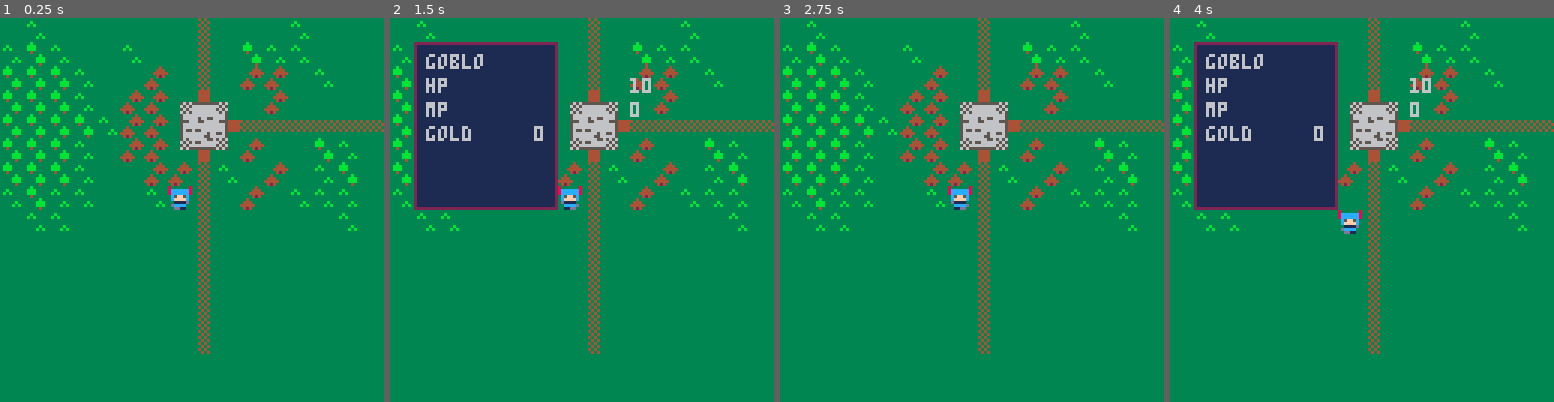
Above: before the commit, frames 1-4 (left to right).
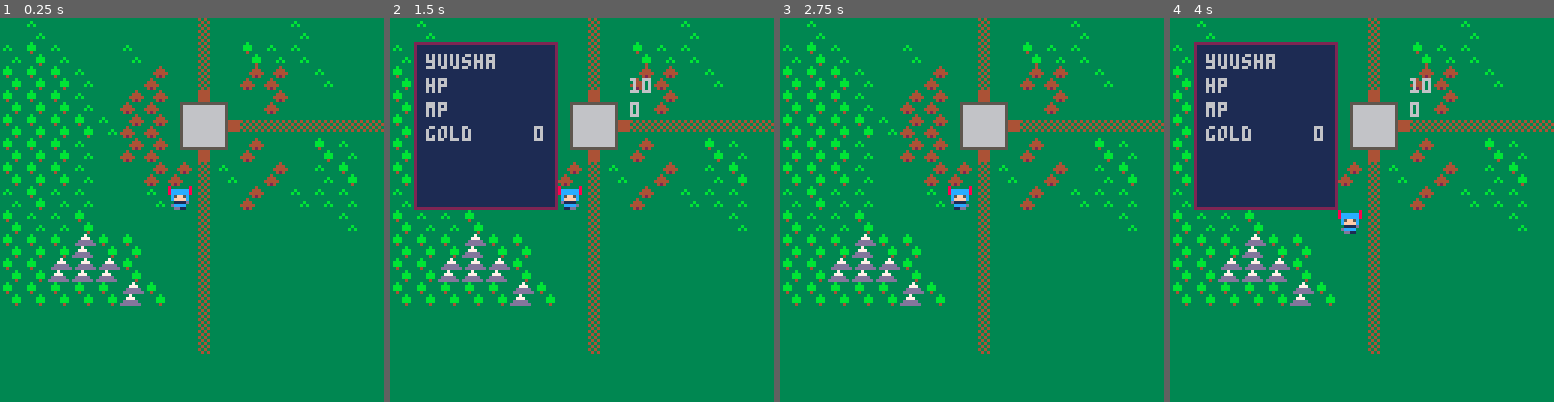
Above: after the commit, the same moments.

Repository: dominguerilla/pico-hero
Game: PICO-8 cartridge yuusha.p8
Same seed, same stepped clock (60 frames per second), same inputs: the game is played once before the commit and once after it.
Inputs:
- Up to frame 1 (0.25 s): no input
- Up to frame 2 (1.5 s): tap O (Z key) at 0.7 s
- Up to frame 3 (2.75 s): hold Right 1.6-2.1 s; tap O (Z key) at 1.7, 2.1, 2.5 s; hold Up 2.15-2.42 s; hold Right from 2.47 s (still down)
- Up to frame 4 (4 s): tap O (Z key) at 2.9, 3.3, 3.7 s; release Right at 3.03 s; hold Left 3.08-3.58 s; hold Down 3.63-3.97 s

The runs differ from the first frame. In frame 1, 2.9% of the frame differs, in the area x 0-60%, y 21-75%; in frame 2, 3.1%, in the area x 0-60%, y 9-75%; in frame 3, 2.9%; in frame 4, 3.1%.

Commit message:
Extract movement into separate function

Diff:
--- a/yuusha.p8
+++ b/yuusha.p8
@@ -5,7 +5,7 @@
 function _init()
 	in_menu=false
 	plyr={x=7, y=7}
-	plyr.name="goblo"
+	plyr.name="yuusha"
 	plyr.hp=10
 	plyr.mp=0
 	plyr.gold=0
@@ -79,6 +79,13 @@
 	move_player()
 	if btnp(4) then open_menu() end
 end
+
+--checks if point is solid
+--it is solid if the first flag is set
+function solid(x,y)
+	val = mget(x,y)
+	return fget(val,0)
+end
 -->8
 --draw()
 function _draw()
@@ -92,11 +99,17 @@
 -->8
 --player
 function move_player()
+	-- just for input
 	if in_menu then return end
-	if btnp(0) then plyr.x-=1 end
-	if btnp(1) then plyr.x+=1 end
-	if btnp(2) then plyr.y-=1 end
-	if btnp(3) then plyr.y+=1 end
+	if btnp(0) then move(plyr.x-1,plyr.y) end
+	if btnp(1) then move(plyr.x+1,plyr.y) end
+	if btnp(2) then move(plyr.x,plyr.y-1) end
+	if btnp(3) then move(plyr.x,plyr.y+1) end
+end
+
+function move(x,y)
+	plyr.x=x
+	plyr.y=y
 end
 
 function anim_plyr()
@@ -199,6 +212,9 @@
 
 
 
+__gff__
+0000000000000000000000000000000000000000000000000000000000000000000000000000000000000000000000000000000000000000000000000000000000000000000000000000000000000000000000000000000000000000000000000000000000000000000000000000000000000000000000000000000000000000
+0000000000000000000000000000000000000000000000000000000000000000010000000000000000000000000000000000000000000000000000000000000000000000000000000000000000000000000000000000000000000000000000000000000000000000000000000000000000000000000000000000000000000000
 __map__
 8090808080808080848080809080808080808080808080800000000000000000000000000000000000000000000000000000000000000000000000000000000000000000000000000000000000000000000000000000000000000000000000000000000000000000000000000000000000000000000000000000000000000000
 9093908080908080848093909080808080808080808080800000000000000000000000000000000000000000000000000000000000000000000000000000000000000000000000000000000000000000000000000000000000000000000000000000000000000000000000000000000000000000000000000000000000000000
@@ -208,20 +224,20 @@
 93939390808383a4a7a583808093908080808080808080800000000000000000000000000000000000000000000000000000000000000000000000000000000000000000000000000000000000000000000000000000000000000000000000000000000000000000000000000000000000000000000000000000000000000000
 9393939080808383849080838090938080808080808080800000000000000000000000000000000000000000000000000000000000000000000000000000000000000000000000000000000000000000000000000000000000000000000000000000000000000000000000000000000000000000000000000000000000000000
 9093909080809080848083809090908080808080808080800000000000000000000000000000000000000000000000000000000000000000000000000000000000000000000000000000000000000000000000000000000000000000000000000000000000000000000000000000000000000000000000000000000000000000
-8090908080808080848080808080908080808080808080800000000000000000000000000000000000000000000000000000000000000000000000000000000000000000000000000000000000000000000000000000000000000000000000000000000000000000000000000000000000000000000000000000000000000000
+9390909380808080848080808080908080808080808080800000000000000000000000000000000000000000000000000000000000000000000000000000000000000000000000000000000000000000000000000000000000000000000000000000000000000000000000000000000000000000000000000000000000000000
+939393a093938080848080808080808080808080808080800000000000000000000000000000000000000000000000000000000000000000000000000000000000000000000000000000000000000000000000000000000000000000000000000000000000000000000000000000000000000000000000000000000000000000
+9393a0a0a0938080848080808080808080808080808080800000000000000000000000000000000000000000000000000000000000000000000000000000000000000000000000000000000000000000000000000000000000000000000000000000000000000000000000000000000000000000000000000000000000000000
+9393939393a09380848080808080808080808080808080800000000000000000000000000000000000000000000000000000000000000000000000000000000000000000000000000000000000000000000000000000000000000000000000000000000000000000000000000000000000000000000000000000000000000000
 8080808080808080848080808080808080808080808080800000000000000000000000000000000000000000000000000000000000000000000000000000000000000000000000000000000000000000000000000000000000000000000000000000000000000000000000000000000000000000000000000000000000000000
 8080808080808080848080808080808080808080808080800000000000000000000000000000000000000000000000000000000000000000000000000000000000000000000000000000000000000000000000000000000000000000000000000000000000000000000000000000000000000000000000000000000000000000
-8080808080808080848080808080808080808080808080800000000000000000000000000000000000000000000000000000000000000000000000000000000000000000000000000000000000000000000000000000000000000000000000000000000000000000000000000000000000000000000000000000000000000000
-8080808080808080848080808080808080808080808080800000000000000000000000000000000000000000000000000000000000000000000000000000000000000000000000000000000000000000000000000000000000000000000000000000000000000000000000000000000000000000000000000000000000000000
-8080808080808080848080808080808080808080808080800000000000000000000000000000000000000000000000000000000000000000000000000000000000000000000000000000000000000000000000000000000000000000000000000000000000000000000000000000000000000000000000000000000000000000
-8080808080808080808080808080808080800000000000000000000000000000000000000000000000000000000000000000000000000000000000000000000000000000000000000000000000000000000000000000000000000000000000000000000000000000000000000000000000000000000000000000000000000000
-8080808080808080808080808080808080800000000000000000000000000000000000000000000000000000000000000000000000000000000000000000000000000000000000000000000000000000000000000000000000000000000000000000000000000000000000000000000000000000000000000000000000000000
-8080808080808080808080808080808080800000000000000000000000000000000000000000000000000000000000000000000000000000000000000000000000000000000000000000000000000000000000000000000000000000000000000000000000000000000000000000000000000000000000000000000000000000
-8080808080808080808080808080808080800000000000000000000000000000000000000000000000000000000000000000000000000000000000000000000000000000000000000000000000000000000000000000000000000000000000000000000000000000000000000000000000000000000000000000000000000000
-8080808080808080808080808080808080800000000000000000000000000000000000000000000000000000000000000000000000000000000000000000000000000000000000000000000000000000000000000000000000000000000000000000000000000000000000000000000000000000000000000000000000000000
-8080808080808080808080808080808080800000000000000000000000000000000000000000000000000000000000000000000000000000000000000000000000000000000000000000000000000000000000000000000000000000000000000000000000000000000000000000000000000000000000000000000000000000
-8080808080808080808080808080808080800000000000000000000000000000000000000000000000000000000000000000000000000000000000000000000000000000000000000000000000000000000000000000000000000000000000000000000000000000000000000000000000000000000000000000000000000000
-…(4 lines of a section not shown)…
+8080808080808080808080808080808080800000000000000000000000000000000000000000000000000000000000000000000000000000000000000000000000000000000000000000000000000000000000000000000000000000000000000000000000000000000000000000000000000000000000000000000000000000
+8080808080808080808080808080808080800000000000000000000000000000000000000000000000000000000000000000000000000000000000000000000000000000000000000000000000000000000000000000000000000000000000000000000000000000000000000000000000000000000000000000000000000000
+8080808080808080808080808080808080800000000000000000000000000000000000000000000000000000000000000000000000000000000000000000000000000000000000000000000000000000000000000000000000000000000000000000000000000000000000000000000000000000000000000000000000000000
+8080808080808080808080808080808080800000000000000000000000000000000000000000000000000000000000000000000000000000000000000000000000000000000000000000000000000000000000000000000000000000000000000000000000000000000000000000000000000000000000000000000000000000
+8080808080808080808080808080808080800000000000000000000000000000000000000000000000000000000000000000000000000000000000000000000000000000000000000000000000000000000000000000000000000000000000000000000000000000000000000000000000000000000000000000000000000000
+8080808080808080808080808080808080800000000000000000000000000000000000000000000000000000000000000000000000000000000000000000000000000000000000000000000000000000000000000000000000000000000000000000000000000000000000000000000000000000000000000000000000000000
+8080808080808080808080808080808080800000000000000000000000000000000000000000000000000000000000000000000000000000000000000000000000000000000000000000000000000000000000000000000000000000000000000000000000000000000000000000000000000000000000000000000000000000
+…(4 lines of a section not shown)…
Not shown, changed: 17 lines of the sprite sheet (__gfx__) section of yuusha.p8
